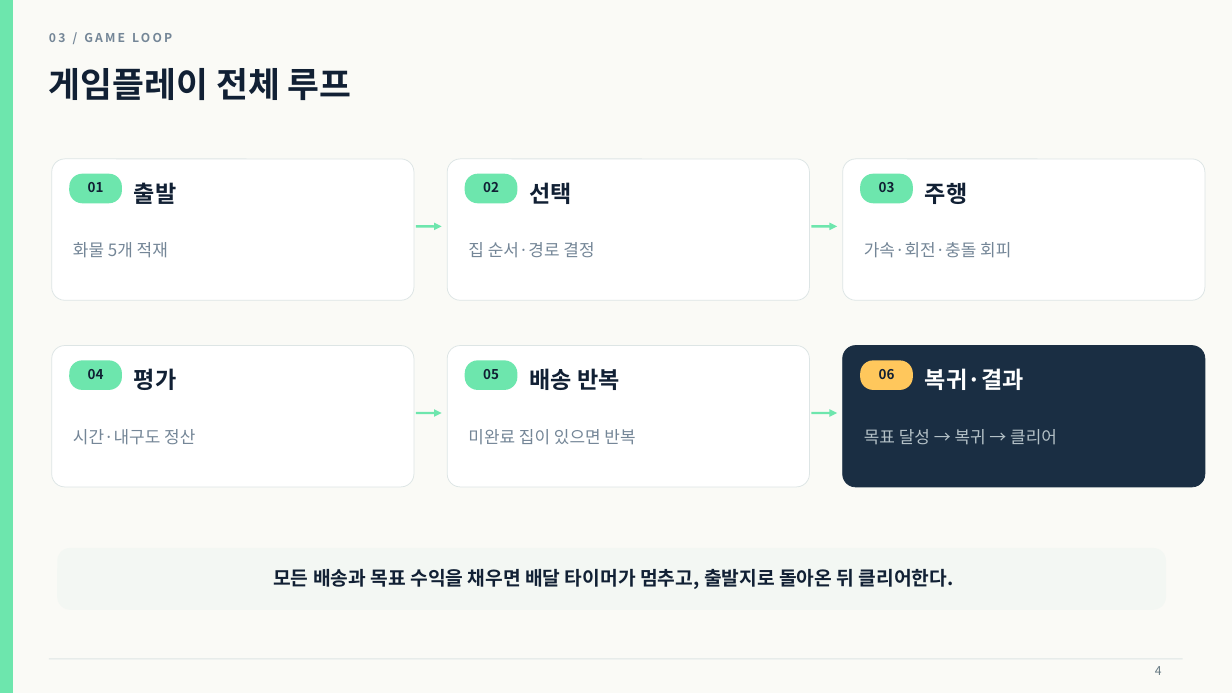
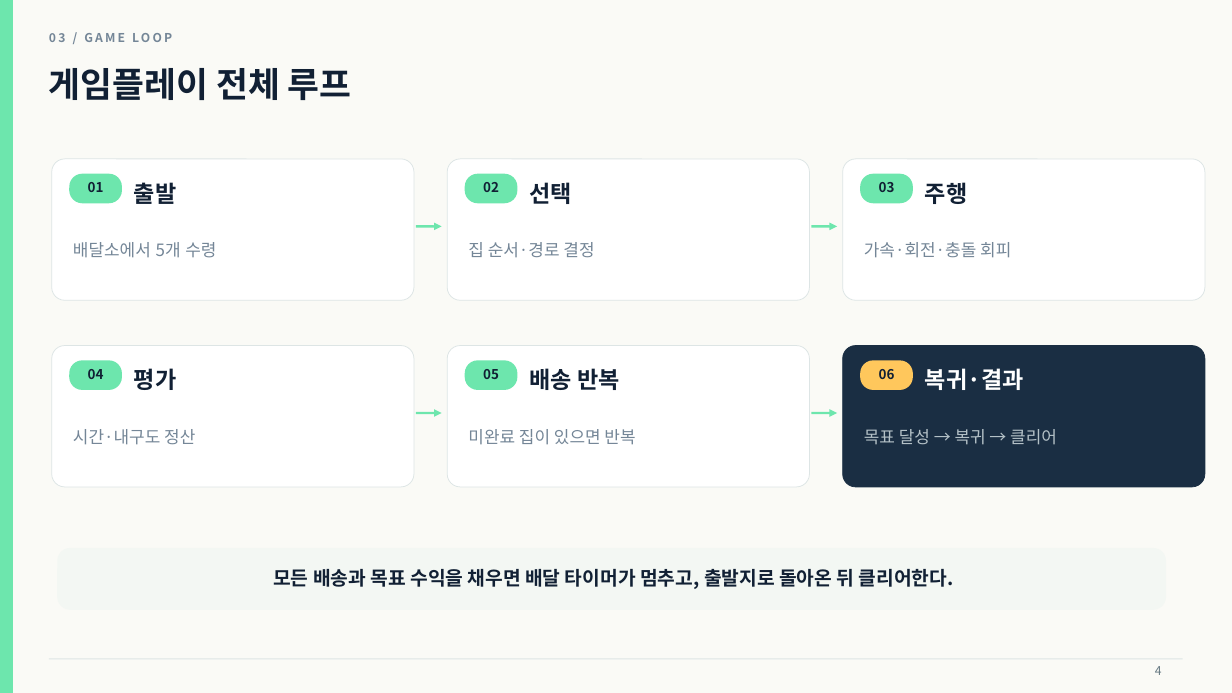
Before and after one commit to seo-spec/2Dgame-Delivery, a slide deck: slide 4 of data/docs/골목길_퀵배송_상세기획서.pptx. Drawn at 1232x693 pixels with LibreOffice and Linux fonts; fonts in the diff are those of the drawing. Boxes give left, top, right and bottom in pixels: in the first picture for what was removed or moved away, otherwise in the second. Text is boxed around its words. In the diff, an @@ line names an element or a change of style, - is before the commit and + after.

```diff
--- a/data/docs/골목길_퀵배송_상세기획서.pptx
+++ b/data/docs/골목길_퀵배송_상세기획서.pptx
@@ text at (73,242,216,258): text changed @@
-화물 5개 적재
+배달소에서 5개 수령
```
Also in this commit, not shown: 11 other slides changed, 6 slides added, 1 other file.
